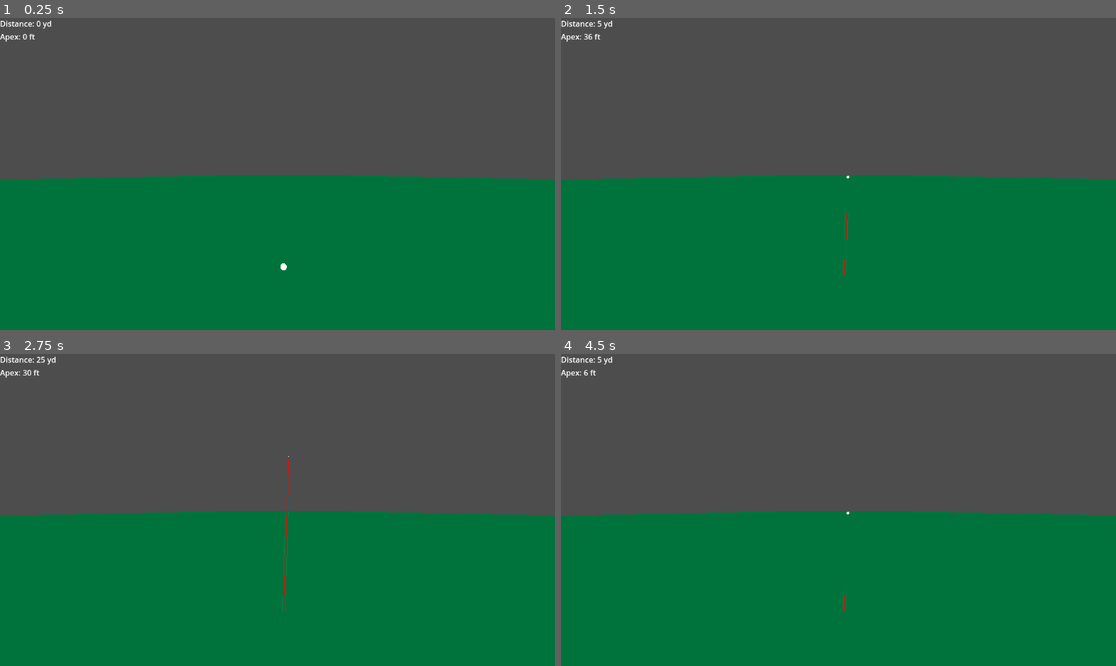
Above: before the commit, frames 1-4 (two rows, left to right).
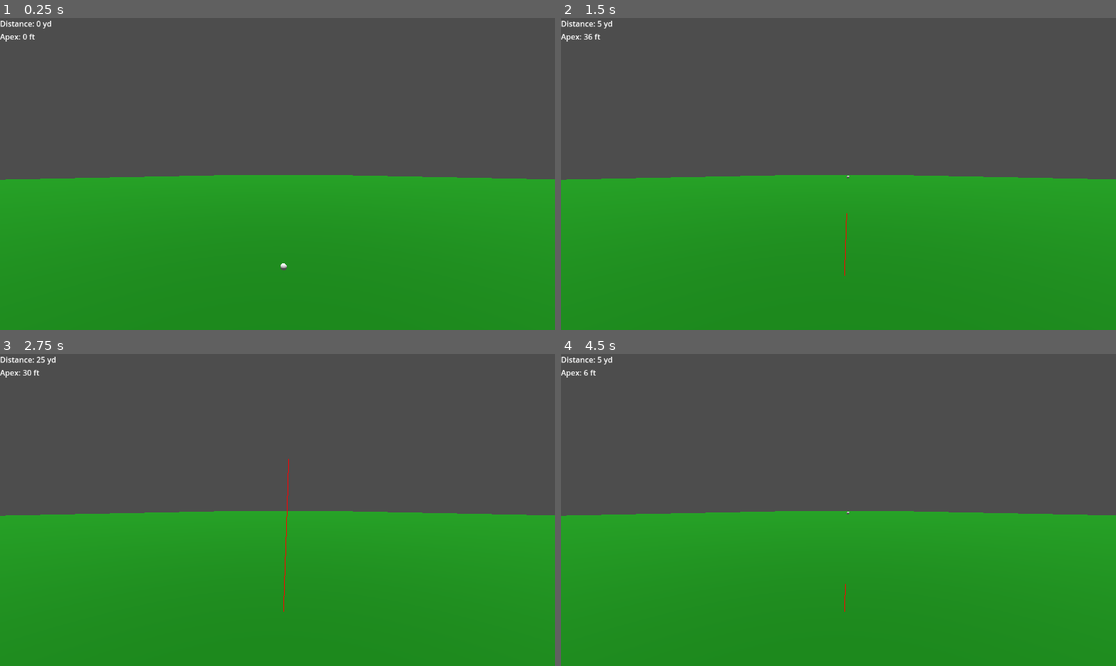
Above: after the commit, the same moments.

Repository: jhauck2/JaySimG
Game: Godot game, scene res://range.tscn
Two runs of this game, one before a commit and one after it. Both use one fixed random seed, a clock stepped at 60 frames per second and the inputs below.
Inputs:
- Up to frame 1 (0.25 s): no input
- Up to frame 2 (1.5 s): tap H (hit) at 0.6, 1.35 s; tap Enter at 1.25 s
- Up to frame 3 (2.75 s): tap R (reset) at 2 s; tap H (hit) at 2.1 s
- Up to frame 4 (4.5 s): tap R (reset) at 2.75, 3.5, 4.25 s; tap H (hit) at 2.85, 3.6, 4.35 s

The runs differ from the first frame. In frame 1, 49% of the frame differs, in the area x 0-100%, y 50-100%; in frame 2, 49%; in frame 3, 49%; in frame 4, 49%.

Commit message:
small lighting tweak

Diff:
--- a/range.tscn
+++ b/range.tscn
@@ -14,7 +14,6 @@
 [sub_resource type="StandardMaterial3D" id="StandardMaterial3D_4jr3s"]
 albedo_color = Color(0, 0.51, 0.00849999, 1)
 metallic = 0.04
-emission_enabled = true
 emission = Color(0, 0.43, 0.2365, 1)
 
 [sub_resource type="BoxMesh" id="BoxMesh_d1a0v"]
@@ -26,7 +25,6 @@
 radius = 0.063
 
 [sub_resource type="StandardMaterial3D" id="StandardMaterial3D_sunpe"]
-emission_enabled = true
 emission = Color(1, 1, 1, 1)
 
 [sub_resource type="SphereMesh" id="SphereMesh_rnhoh"]
@@ -66,9 +64,8 @@
 transform = Transform3D(0.0296662, 0, -0.99956, 0, 1, 0, 0.99956, 0, 0.0296662, -4, 2, 0)
 
 [node name="DirectionalLight3D" type="DirectionalLight3D" parent="."]
-transform = Transform3D(1, 0, 0, 0, 1, 0, 0, 0, 1, 67.956, 49.7616, 0)
-light_energy = 16.0
-light_indirect_energy = 16.0
+transform = Transform3D(1, 0, 0, 0, -4.37114e-08, 1, 0, -1, -4.37114e-08, 174.334, 165.881, 0)
+light_indirect_energy = 6.592
 
 [node name="BallTrail" type="MeshInstance3D" parent="."]
 mesh = SubResource("ImmediateMesh_d1a0v")
